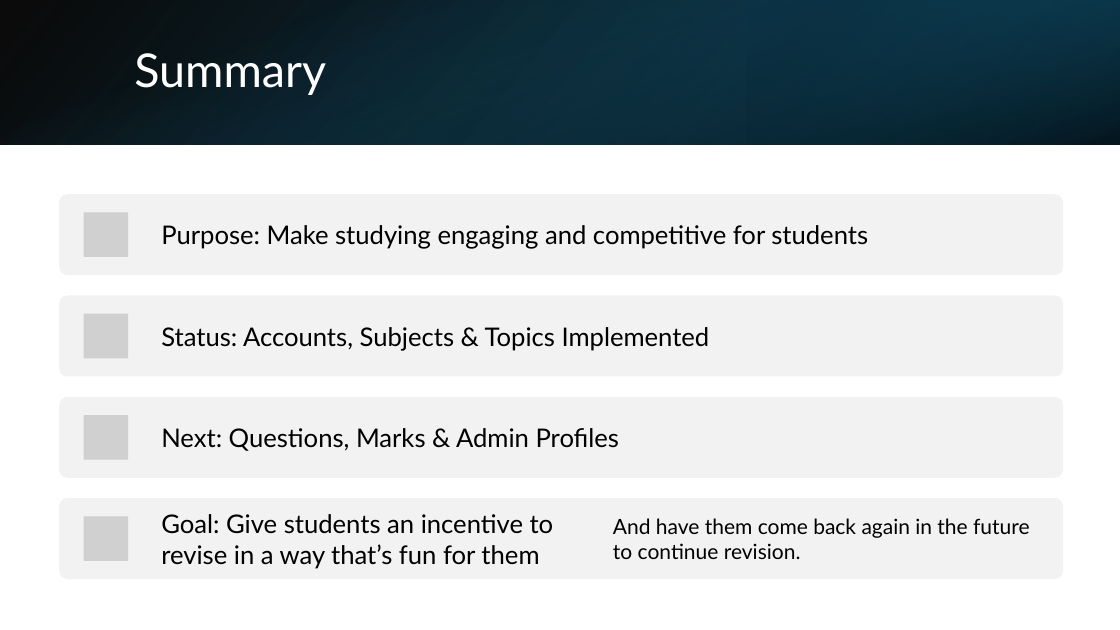
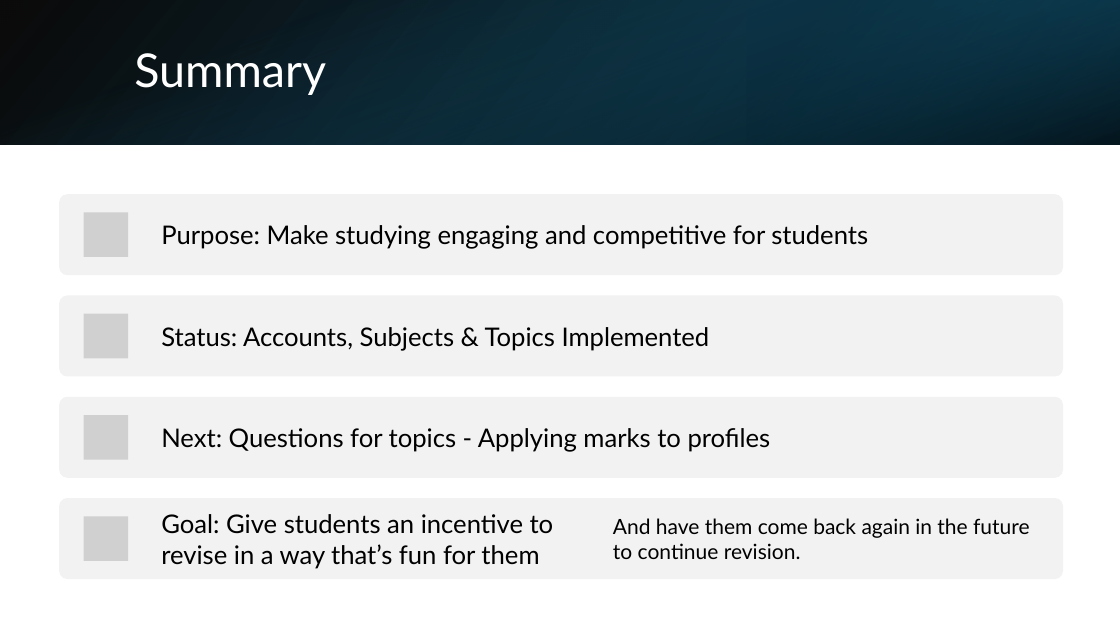
Before and after one commit to shahd9290/Competitive-Revision-Website, a slide deck: slide 8 of documents/Danyal Shah Interim Presentation.pptx. Drawn at 1120x630 pixels with LibreOffice and Linux fonts; fonts in the diff are those of the drawing; grey boxes stand for pictures. Boxes give left, top, right and bottom in pixels: in the first picture for what was removed or moved away, otherwise in the second. Text is boxed around its words. In the diff, an @@ line names an element or a change of style, - is before the commit and + after.

```diff
--- a/documents/Danyal Shah Interim Presentation.pptx
+++ b/documents/Danyal Shah Interim Presentation.pptx
@@ text at <box>161,428,771,452</box>: text changed @@
-Next: Questions, Marks & Admin Profiles
+Next: Questions for topics - Applying marks to profiles
```
